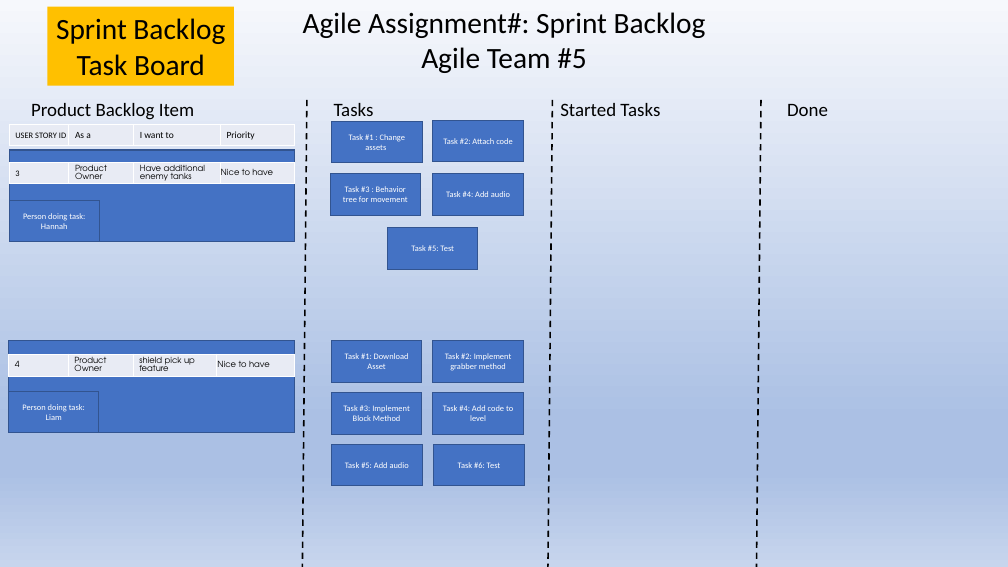
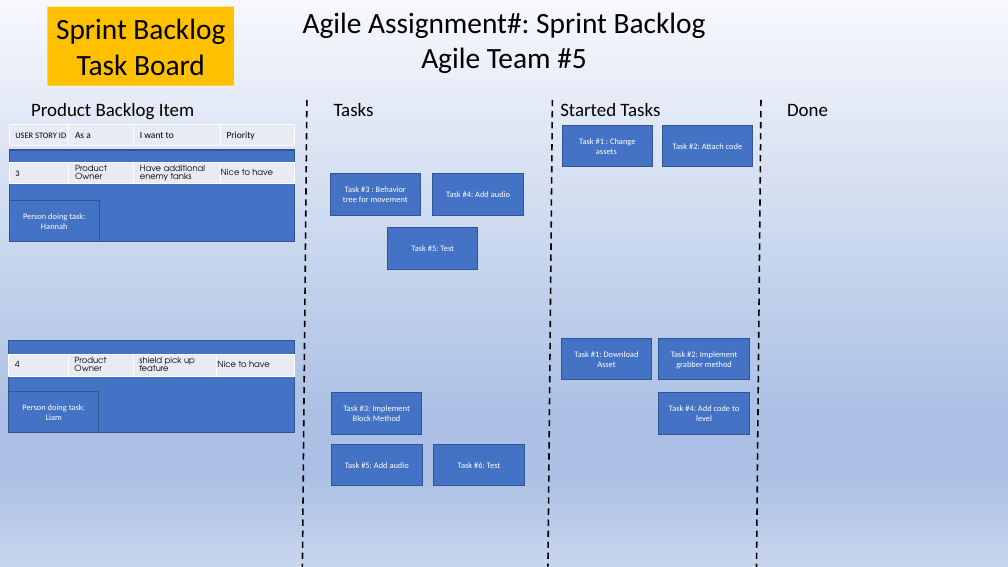
Before and after one commit to CS1CAgile5/Agile-3_Project, a slide deck: slide 2 of sprint_task_board.pptx. Drawn at 1008x567 pixels with LibreOffice and Linux fonts; fonts in the diff are those of the drawing. Boxes give left, top, right and bottom in pixels: in the first picture for what was removed or moved away, otherwise in the second. Text is boxed around its words. In the diff, an @@ line names an element or a change of style, - is before the commit and + after.

Commit message:
Updated 10/20

```diff
--- a/sprint_task_board.pptx
+++ b/sprint_task_board.pptx
@@ rectangle "Task #1 : Change assets": place and size @@
-rectangle "Task #1 : Change assets" at [332,122,423,163]
+rectangle "Task #1 : Change assets" at [563,126,653,167]
@@ rectangle "Task #2: Attach code": place and size @@
-rectangle "Task #2: Attach code" at [433,120,524,162]
+rectangle "Task #2: Attach code" at [662,126,753,167]
@@ rectangle "Task #1: Download Asset": place and size @@
-rectangle "Task #1: Download Asset" at [331,341,422,383]
+rectangle "Task #1: Download Asset" at [561,339,652,380]
@@ rectangle "Task #2: Implement grabber method": place and size @@
-rectangle "Task #2: Implement grabber method" at [433,341,524,383]
+rectangle "Task #2: Implement grabber method" at [659,339,750,380]
@@ rectangle "Task #4: Add code to ...": place and size @@
-rectangle "Task #4: Add code to ..." at [433,393,524,435]
+rectangle "Task #4: Add code to ..." at [659,393,750,435]
```
